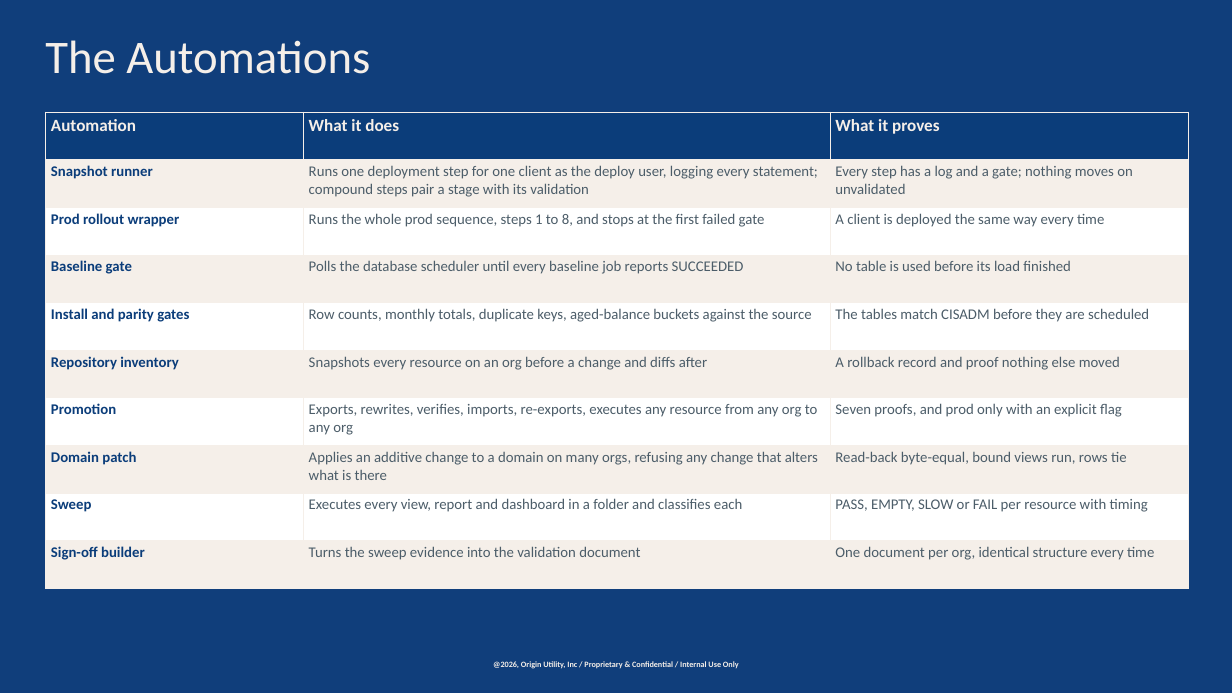
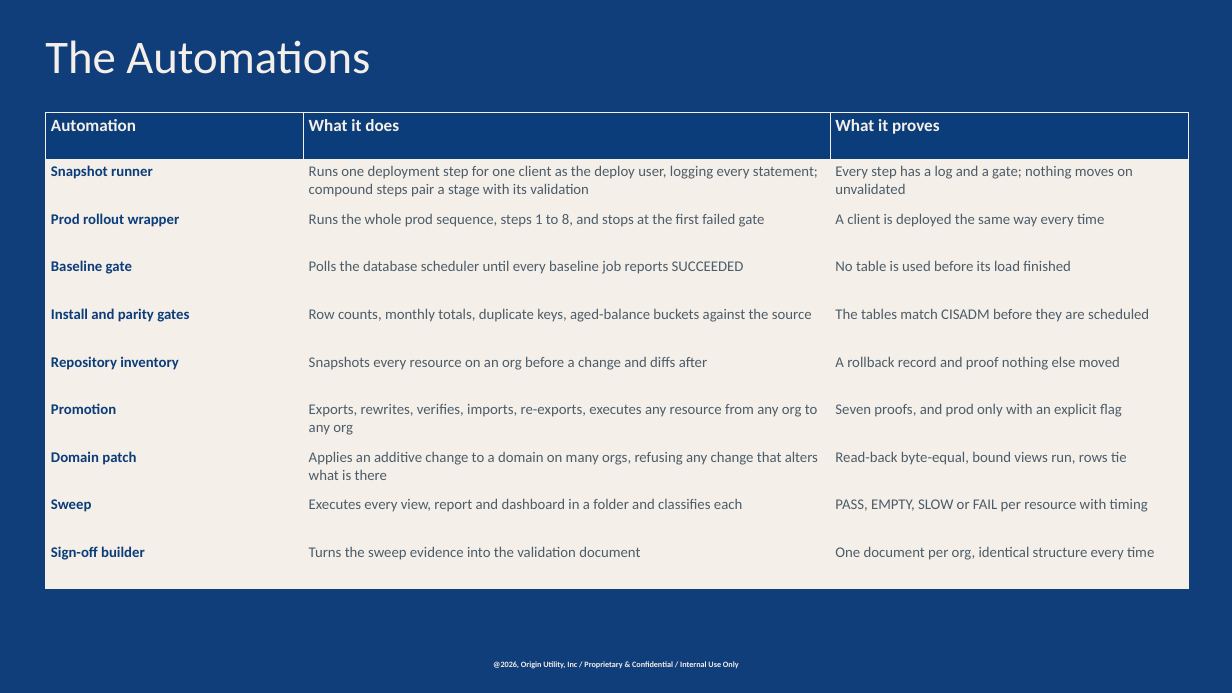
Before and after one commit to chasepowers59/OriginBA, a slide deck: slide 14 of jaspersoft/docs/OriginBA_Automated_Deployment.pptx (slide 12 before the commit). Drawn at 1232x693 pixels with LibreOffice and Linux fonts; fonts in the diff are those of the drawing; background and template pictures are left out; a plain dark background stands for a picture behind light text. Boxes give left, top, right and bottom in pixels: in the first picture for what was removed or moved away, otherwise in the second. Text is boxed around its words. In the diff, an @@ line names an element or a change of style, - is before the commit and + after.

```diff
--- a/jaspersoft/docs/OriginBA_Automated_Deployment.pptx
+++ b/jaspersoft/docs/OriginBA_Automated_Deployment.pptx
@@ table at box(45, 112, 1188, 588) @@
@@ fill #FFFFFF to #F5EFE9 in 12 cells @@
```
Also in this commit, not shown: 12 other slides changed, 3 slides added, 3 other files.
